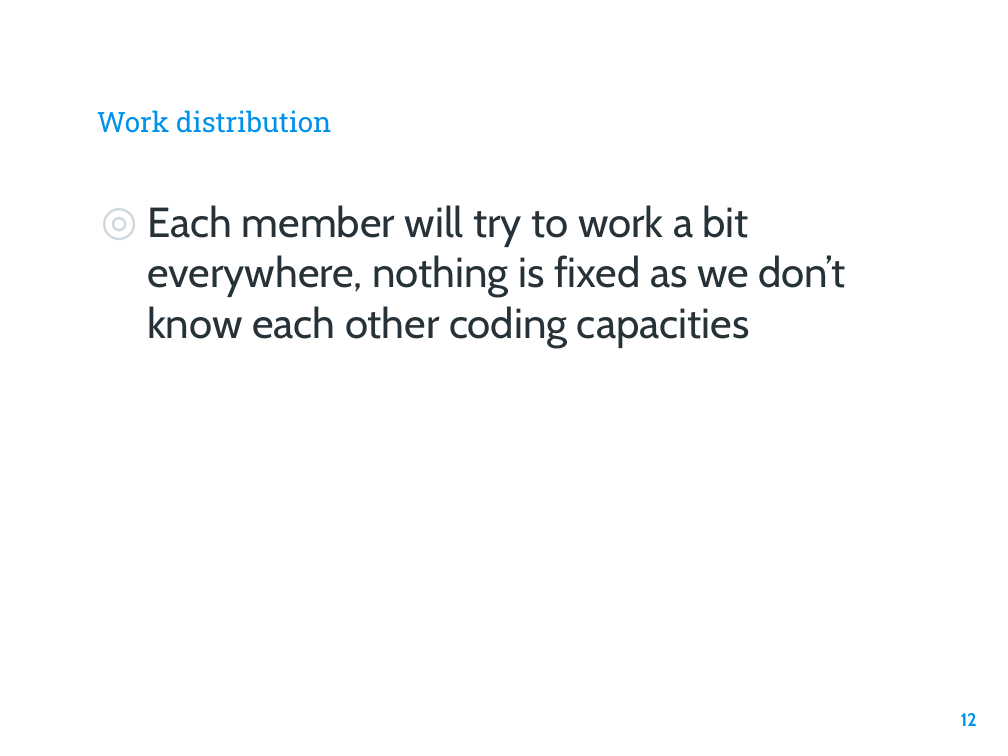
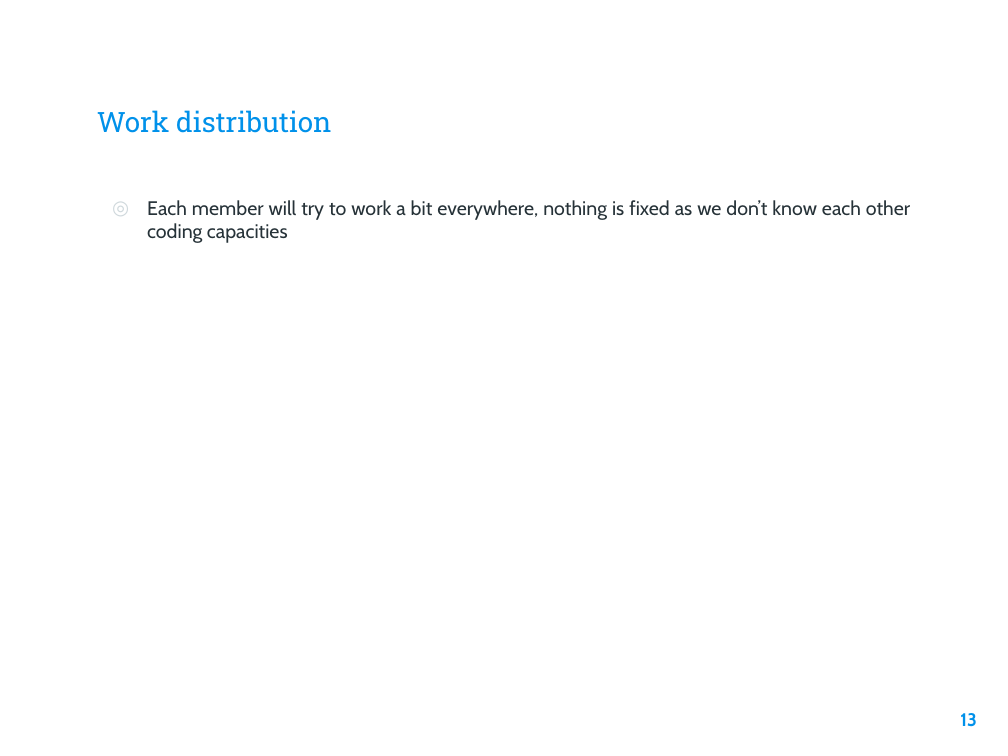
Before and after one commit to hkeopras/Lost-Found, a slide deck: slide 13 of Phase 1/Slides.pptx (slide 12 before the commit). Drawn at 1008x756 pixels with LibreOffice and Linux fonts; fonts in the diff are those of the drawing; background and template pictures are left out. Boxes give left, top, right and bottom in pixels: in the first picture for what was removed or moved away, otherwise in the second. Text is boxed around its words. In the diff, an @@ line names an element or a change of style, - is before the commit and + after.

```diff
--- a/Phase 1/Slides.pptx
+++ b/Phase 1/Slides.pptx
@@ text "Each member will try to ..." at (147,200,910,243): size 30 to 14 pt; alignment left to justified; indent changed @@
@@ page number at (960,713,976,727): text changed @@
-12
+13
```
Also in this commit, not shown: 3 other slides changed, 2 slides added, 1 slide removed.
